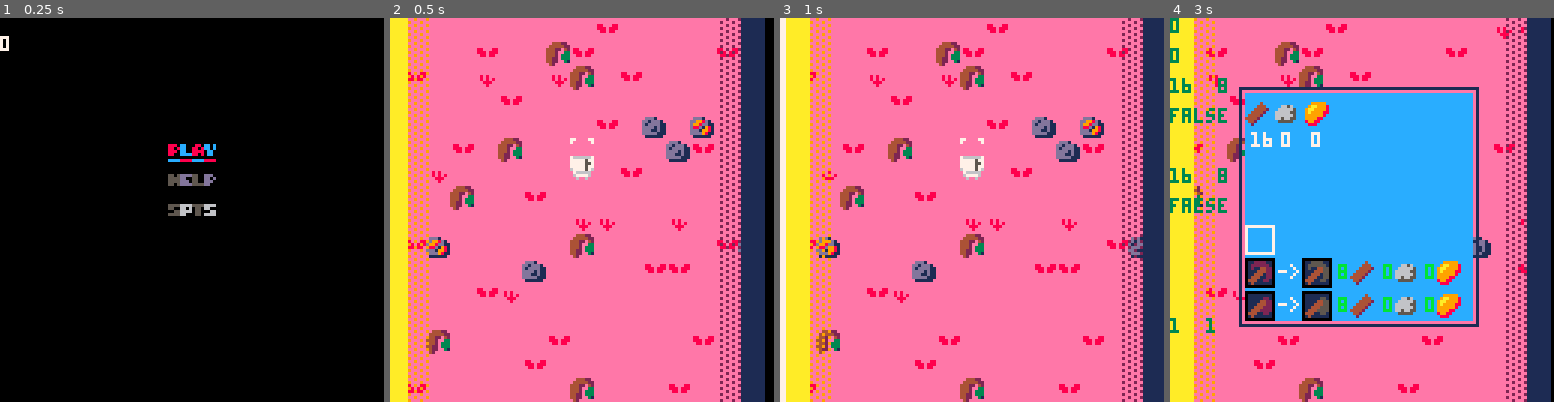
Above: before the commit, frames 1-4 (left to right).
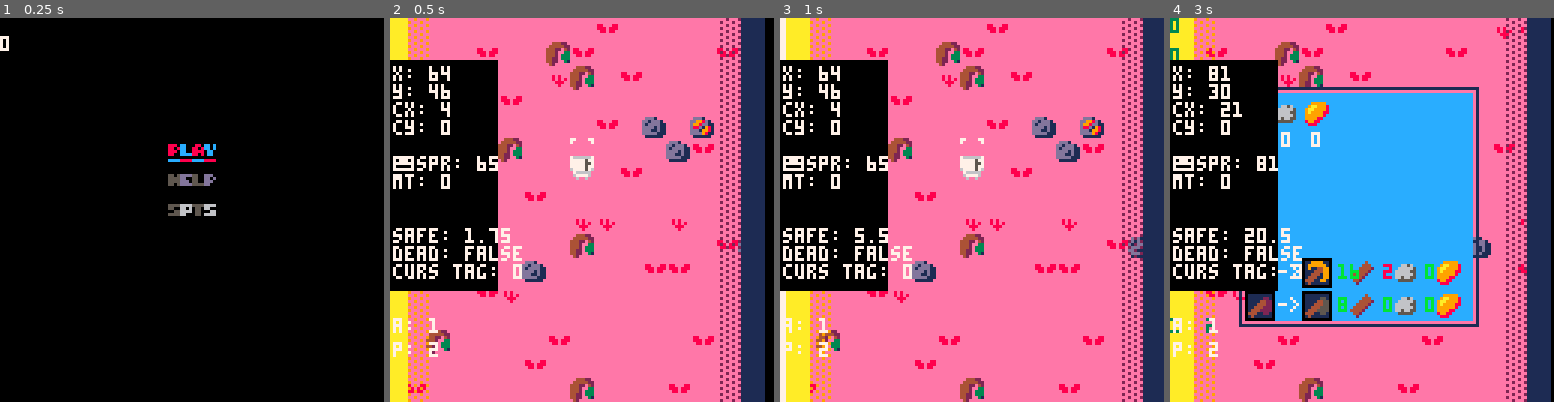
Above: after the commit, the same moments.

Repository: ARKANYOTA/ludumdare47
Game: PICO-8 cartridge arkanv1.p8
The game is run twice, just before and just after one commit, with the same random seed, the same clock (stepped at 60 frames per second) and the same inputs.
Inputs:
- Up to frame 1 (0.25 s): no input
- Up to frame 2 (0.5 s): tap X (X key) at 0.33 s
- Up to frame 3 (1 s): tap O (Z key) at 0.7 s
- Up to frame 4 (3 s): tap X (X key) at 1.07, 1.85, 2.97 s; hold Right 1.6-2.1 s; tap O (Z key) every 0.4 s from 1.7 to 2.9 s; hold Up 2.15-2.42 s; hold Right from 2.47 s (still down)

Frame 1 is identical in both runs. In frame 2, 17% of the frame differs, in the area x 0-35%, y 10-89%; in frame 3, 17%; in frame 4, 18%, in the area x 0-58%, y 10-89%.

Commit message:
Update arkanv1.p8

Diff:
--- a/arkanv1.p8
+++ b/arkanv1.p8
@@ -5,7 +5,7 @@
 --theobosse and
 --yolwoocle
 sp = 0 --0=blanc; 1=jaune; 2=rouge
-bdebug = false
+bdebug = true
 clock=0
 --camera
 cx = 0
@@ -29,12 +29,10 @@
 
 safearea=1
 menu=true
-mine = 0
-
 
 --de 1 a 3
 --pioche(pixaxe)
-p=1
+p=2
 --hache(axe)
 a=1
 
@@ -147,7 +145,7 @@
 		if mt>0 and
 		canmine(m) then
 		  color(1)
-		  p=((mt/t)*100)\1
+		  pe=((mt/t)*100)\1
 		  lx=cux
 		  ly=cuy
 		  if rot==0 then
@@ -160,7 +158,7 @@
 		    lx-=8
 		  end
 
-		  print(p.."%",lx,ly)
+		  print(pe.."%",lx,ly)
 		  color(0)
 		end
 
@@ -182,6 +180,8 @@
 		printui("y: "..y,1,22)
 		printui("cx: "..cx,1,28)
 		printui("cy: "..cy,1,34)
+		printui("a: "..a,1,100)
+		printui("p: "..p,1,108)
 
 		printui("mt: "..mt,1,52)
 		printui("safe: "..safex,1,70)
@@ -396,7 +396,7 @@
  end
 end
 
-function mining(x, y)
+function mining(x,y)
   if mget(x,y)==80 then
     inv.w+=1
   elseif mget(x,y)==81 then
